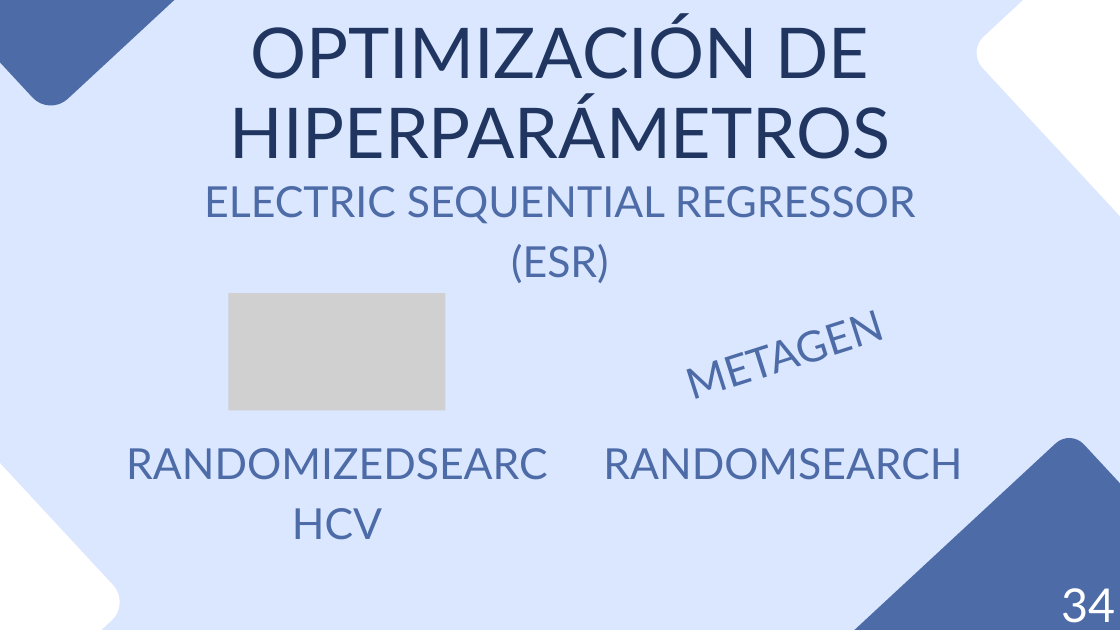
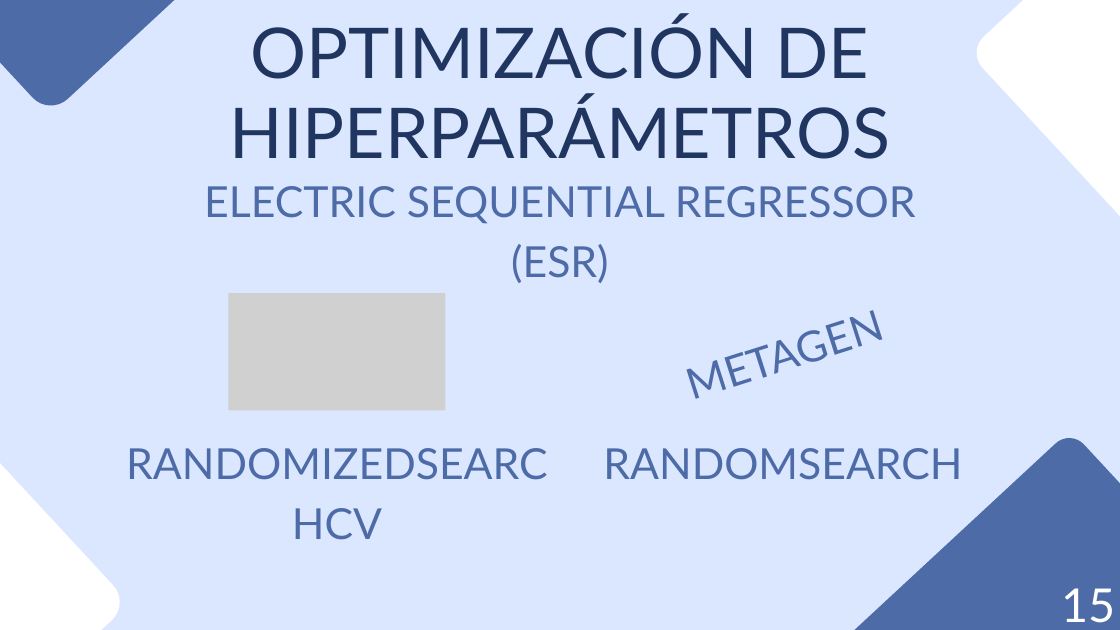
Before and after one commit to danilr16/TFG_Smart_Grids, a slide deck: slide 16 of Smart Grids Control de Redes Eléctricas con IA.pptx (slide 41 before the commit). Drawn at 1120x630 pixels with LibreOffice and Linux fonts; fonts in the diff are those of the drawing; grey boxes stand for pictures. Boxes give left, top, right and bottom in pixels: in the first picture for what was removed or moved away, otherwise in the second. Text is boxed around its words. In the diff, an @@ line names an element or a change of style, - is before the commit and + after.

```diff
--- a/Smart Grids Control de Redes Eléctricas con IA.pptx
+++ b/Smart Grids Control de Redes Eléctricas con IA.pptx
@@ text at bbox=[1061, 588, 1115, 623]: text changed @@
-34
+15
```
Also in this commit, not shown: 24 other slides changed, 3 slides added, 35 slides removed.
